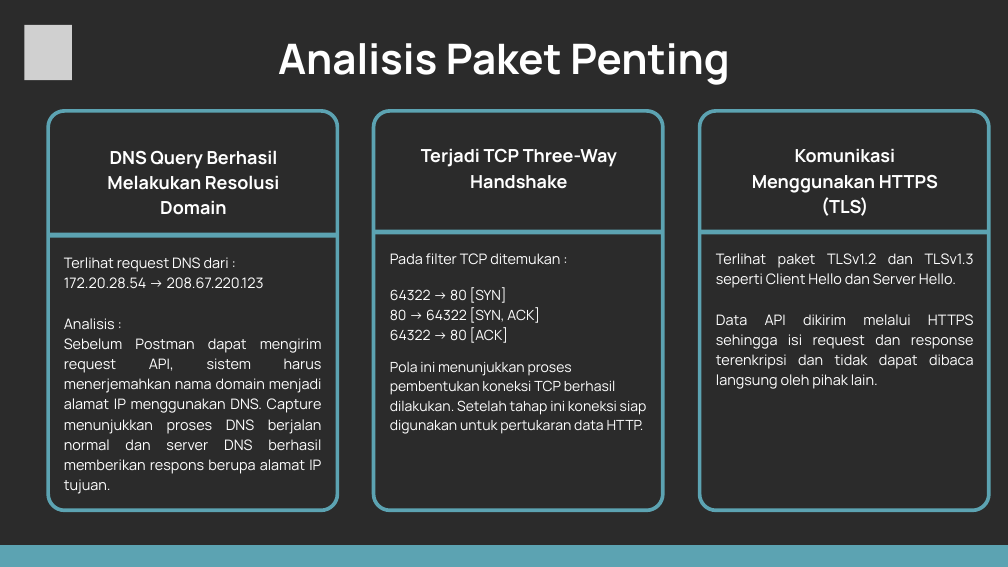
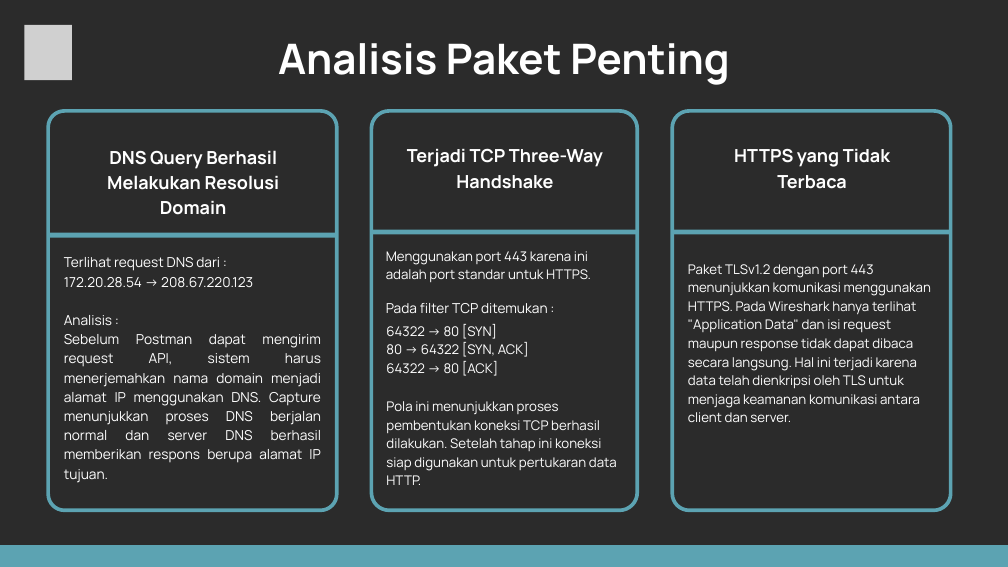
Before and after one commit to RizqoMuchsin18/UTS-Communication-Protocol-Kelompok-01, a slide deck: slide 6 of ppt/UTS_CP_Reguler_Kelompok01_Presentation.pptx. Drawn at 1008x567 pixels with LibreOffice and Linux fonts; fonts in the diff are those of the drawing; grey boxes stand for pictures; background and template pictures are left out; a plain dark background stands for a picture behind light text. Boxes give left, top, right and bottom in pixels: in the first picture for what was removed or moved away, otherwise in the second. Text is boxed around its words. In the diff, an @@ line names an element or a change of style, - is before the commit and + after.

```diff
--- a/ppt/UTS_CP_Reguler_Kelompok01_Presentation.pptx
+++ b/ppt/UTS_CP_Reguler_Kelompok01_Presentation.pptx
@@ freeform shape at bbox=[48, 111, 337, 510]: outline redrawn @@
@@ freeform shape: place and size @@
-freeform shape at bbox=[373, 111, 663, 510]
+freeform shape at bbox=[371, 111, 637, 510]
@@ freeform shape: place and size @@
-freeform shape at bbox=[700, 111, 989, 510]
+freeform shape at bbox=[672, 111, 951, 510]
@@ text "Terjadi TCP Three-Way Handshake": place and size @@
-text "Terjadi TCP Three-Way Handshake" at bbox=[421, 148, 617, 189]
+text "Terjadi TCP Three-Way Handshake" at bbox=[407, 148, 603, 189]
@@ text at bbox=[734, 149, 890, 189]: text changed; size 20.6 to 25.8 pt; bold on @@
-Terlihat paket TLSv1.2 dan TLSv1.3 seperti Client Hello dan Server Hello.
-Data API dikirim melalui HTTPS sehingga isi request dan response terenkripsi dan tidak dapat dibaca langsung oleh pihak lain.
+HTTPS yang Tidak Terbaca
@@ text removed at bbox=[752, 149, 938, 216] @@
-Komunikasi Menggunakan HTTPS (TLS)
@@ line moved from (374, 232) - (663, 232) to (372, 232) - (638, 232) @@
@@ line moved from (700, 232) - (989, 232) to (673, 232) - (952, 232) @@
@@ text "Terlihat request DNS dari :" at bbox=[64, 257, 321, 483]: size 20.6 to 19.6 pt; line spacing 28.8pt to 27.4pt @@
@@ text added at bbox=[386, 251, 591, 282], 19 pt, text #FFFFFF @@
+Menggunakan port 443 karena ini adalah port standar untuk HTTPS.
@@ text added at bbox=[688, 264, 931, 422], 19 pt, text #FFFFFF @@
+Paket TLSv1.2 dengan port 443 menunjukkan komunikasi menggunakan HTTPS. Pada Wireshark hanya terlihat "Application Data" dan isi request maupun response tidak dapat dibaca secara langsung. Hal ini terjadi karena data telah dienkripsi oleh TLS untuk menjaga keamanan komunikasi antara client dan server.
@@ text "Pada filter TCP ditemukan :" at bbox=[386, 303, 548, 313]: size 20.6 to 19.6 pt; line spacing 28.8pt to 27.4pt @@
@@ text "Pada filter TCP ditemukan :": place and size @@
-text "Pada filter TCP ditemukan :" at bbox=[390, 253, 560, 264]
+text "Pada filter TCP ditemukan :" at bbox=[386, 303, 548, 313]
@@ text "64322 → 80 [SYN]": place and size @@
-text "64322 → 80 [SYN]" at bbox=[390, 287, 540, 343]
+text "64322 → 80 [SYN]" at bbox=[386, 324, 529, 376]
@@ text "64322 → 80 [SYN]" at bbox=[386, 324, 529, 376]: size 20 to 19 pt; line spacing 28pt to 26.6pt @@
@@ text "Pola ini menunjukkan proses pembentukan ..." at bbox=[386, 401, 617, 485]: size 20 to 19 pt; line spacing 28pt to 26.6pt @@
@@ text "Pola ini menunjukkan proses pembentukan ...": place and size @@
-text "Pola ini menunjukkan proses pembentukan ..." at bbox=[390, 362, 647, 434]
+text "Pola ini menunjukkan proses pembentukan ..." at bbox=[386, 401, 617, 485]
```
Also in this commit, not shown: 3 other slides changed, 1 slide added.
